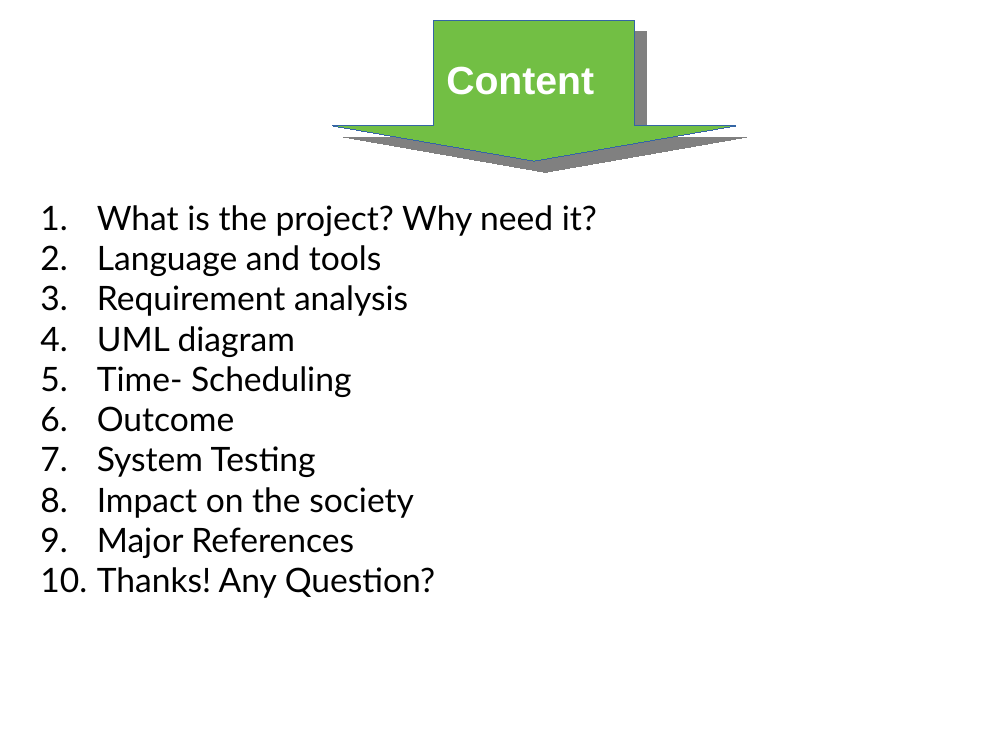
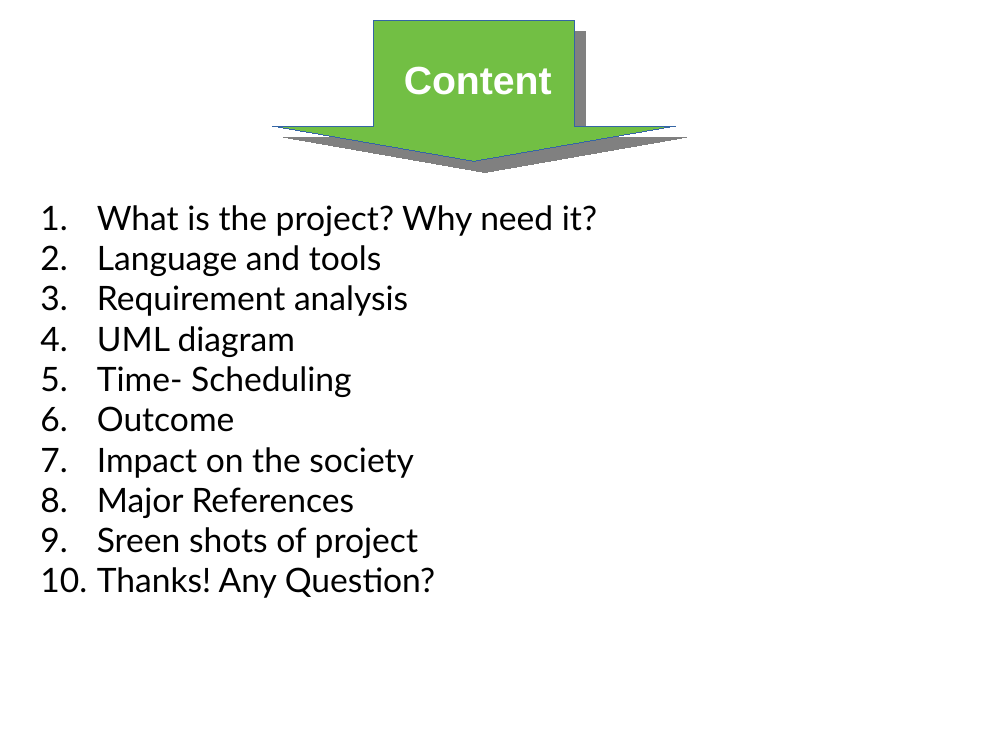
Before and after one commit to Mazedul1737820124/Puzzle-games-for-linux, a slide deck: slide 2 of Presentation.pptx. Drawn at 1008x756 pixels with LibreOffice and Linux fonts; fonts in the diff are those of the drawing. Boxes give left, top, right and bottom in pixels: in the first picture for what was removed or moved away, otherwise in the second. Text is boxed around its words. In the diff, an @@ line names an element or a change of style, - is before the commit and + after.

```diff
--- a/Presentation.pptx
+++ b/Presentation.pptx
@@ freeform shape: place and size @@
-freeform shape at [333,20,736,161]
+freeform shape at [272,20,675,161]
@@ text "Content": place and size @@
-text "Content" at [446,66,594,95]
+text "Content" at [404,66,552,95]
@@ text at [97,446,316,477]: paragraph removed @@
-7. System Testing
@@ text at [97,527,418,558]: paragraph added @@
+9. Sreen shots of project
```
Also in this commit, not shown: 4 other slides changed, 8 slides added, 4 slides removed.
